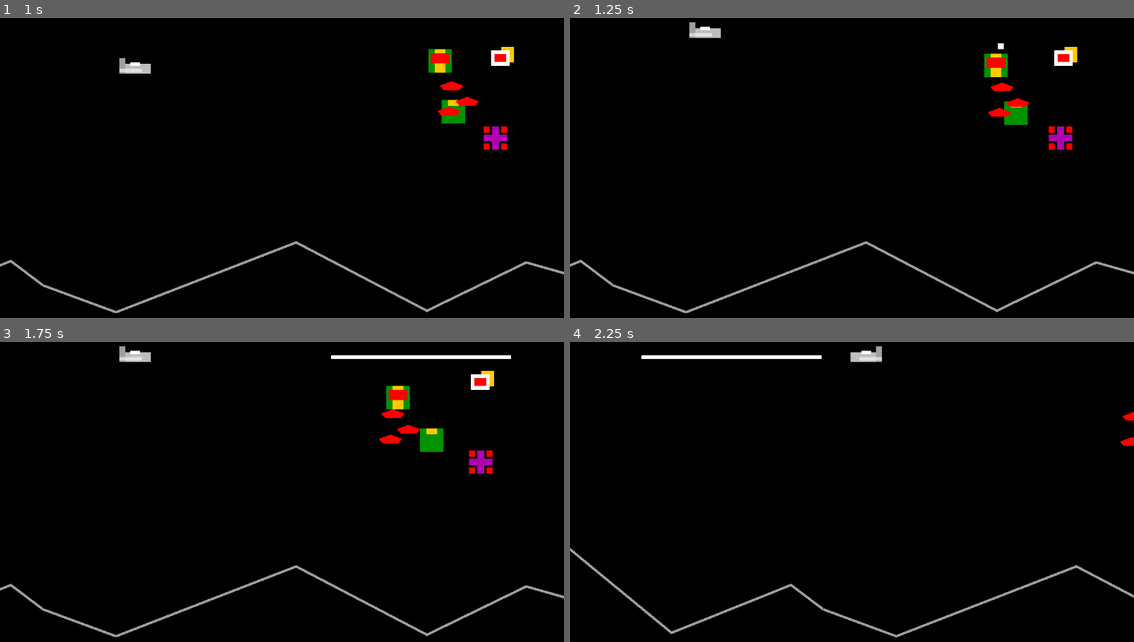
Above: before the commit, frames 1-4 (two rows, left to right).
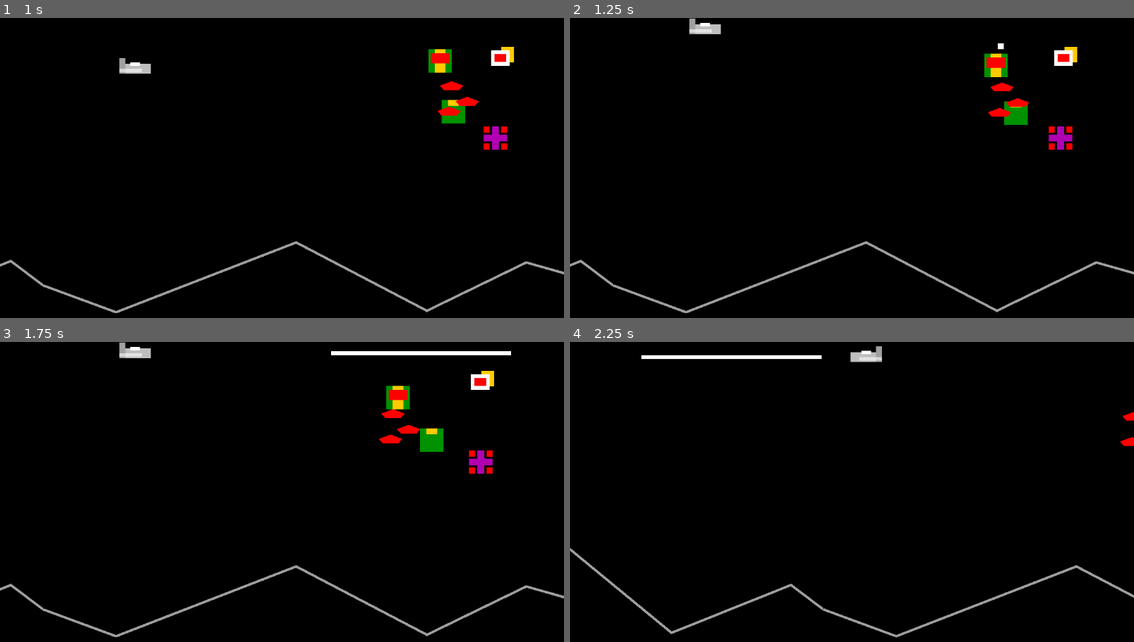
Above: after the commit, the same moments.

Repository: Toxe/godot-defender-clone
Game: Godot game, scene res://scenes/levels/main.tscn
The game is run twice, just before and just after one commit, with the same random seed, the same clock (stepped at 60 frames per second) and the same inputs.
Inputs:
- Up to frame 1 (1 s): hold Up (move_up) from 0.53 s (still down); tap Space (fire) at 0.6 s
- Up to frame 2 (1.25 s): keep holding Up (move_up)
- Up to frame 3 (1.75 s): keep holding Up (move_up); tap Space (fire) at 1.35 s
- Up to frame 4 (2.25 s): release Up (move_up) at 2.03 s; hold Left (move_left) from 2.03 s (still down); tap Space (fire) at 2.1 s

Frame 1 is identical in both runs. In frame 2, 0.2% of the frame differs, in the area x 21-27%, y 0-7%; in frame 3, 1.1%, in the area x 21-91%, y 0-7%; in frame 4, nothing differs.

Commit message:
Player, Laser and Bullet use MovementComponent for movement

Diff:
--- a/G01_Defender/scenes/enemies/bullet.gd
+++ b/G01_Defender/scenes/enemies/bullet.gd
@@ -1,16 +1,8 @@
 extends Area2D
-
-const speed: float = 300
-var direction := Vector2.ZERO
-
 
 func setup(spawn_position: Vector2):
     global_position = spawn_position
-    direction = Vector2.RIGHT.rotated(randf_range(0.0, 2 * PI))
-
-
-func _physics_process(delta):
-    position += direction * speed * delta
+    $MovementComponent.direction = Vector2.RIGHT.rotated(randf_range(0.0, 2 * PI))
 
 
 func _on_area_entered(_area):
--- a/G01_Defender/scenes/enemies/bullet.tscn
+++ b/G01_Defender/scenes/enemies/bullet.tscn
@@ -1,6 +1,7 @@
-[gd_scene load_steps=3 format=3 uid="uid://1kc1srny6n4c"]
+[gd_scene load_steps=4 format=3 uid="uid://1kc1srny6n4c"]
 
 [ext_resource type="Script" path="res://scenes/enemies/bullet.gd" id="1_jgfq0"]
+[ext_resource type="PackedScene" uid="uid://6kn3g63u5hm4" path="res://scenes/components/movement_component.tscn" id="2_5uv35"]
 
 [sub_resource type="RectangleShape2D" id="RectangleShape2D_1blke"]
 size = Vector2(12, 12)
@@ -8,6 +9,9 @@
 [node name="Bullet" type="Area2D"]
 collision_layer = 16
 script = ExtResource("1_jgfq0")
+
+[node name="MovementComponent" parent="." instance=ExtResource("2_5uv35")]
+speed = 300.0
 
 [node name="CollisionShape2D" type="CollisionShape2D" parent="."]
 shape = SubResource("RectangleShape2D_1blke")
--- a/G01_Defender/scenes/player/laser.gd
+++ b/G01_Defender/scenes/player/laser.gd
@@ -1,17 +1,9 @@
 extends Area2D
-
-const speed: float = 1000
-var direction := Vector2.RIGHT
-
 
 func setup(spawn_position: Vector2, orientation: float):
     global_position = spawn_position
-    direction = direction * orientation
+    $MovementComponent.direction = Vector2.RIGHT * orientation
     scale.x = orientation
-
-
-func _physics_process(delta):
-    position += direction * speed * delta
 
 
 func _on_area_entered(_area):
--- a/G01_Defender/scenes/player/laser.tscn
+++ b/G01_Defender/scenes/player/laser.tscn
@@ -1,6 +1,7 @@
-[gd_scene load_steps=3 format=3 uid="uid://bqhxm0di6ey0l"]
+[gd_scene load_steps=4 format=3 uid="uid://bqhxm0di6ey0l"]
 
 [ext_resource type="Script" path="res://scenes/player/laser.gd" id="1_xjoqe"]
+[ext_resource type="PackedScene" uid="uid://6kn3g63u5hm4" path="res://scenes/components/movement_component.tscn" id="2_w2xnh"]
 
 [sub_resource type="RectangleShape2D" id="RectangleShape2D_mb36n"]
 size = Vector2(368, 8)
@@ -9,6 +10,9 @@
 collision_layer = 4
 collision_mask = 2
 script = ExtResource("1_xjoqe")
+
+[node name="MovementComponent" parent="." instance=ExtResource("2_w2xnh")]
+speed = 1000.0
 
 [node name="CollisionShape2D" type="CollisionShape2D" parent="."]
 position = Vector2(184, 0)
--- a/G01_Defender/scenes/player/player.gd
+++ b/G01_Defender/scenes/player/player.gd
@@ -3,7 +3,6 @@
 signal player_killed
 
 const laser_scene = preload("laser.tscn")
-const speed: float = 500
 
 
 func _process(_delta):
@@ -11,10 +10,9 @@
         fire_laser()
 
 
-func _physics_process(delta):
-    var direction = Input.get_vector("move_left", "move_right", "move_up", "move_down")
-    update_horizontal_orientation(direction.x)
-    position += direction * speed * delta
+func _physics_process(_delta):
+    $MovementComponent.direction = Input.get_vector("move_left", "move_right", "move_up", "move_down")
+    update_horizontal_orientation($MovementComponent.direction.x)
     position.y = clamp(position.y, $CollisionShape2D.shape.size.y + 5, 648 - $CollisionShape2D.shape.size.y - 5)
 
 
--- a/G01_Defender/scenes/player/player.tscn
+++ b/G01_Defender/scenes/player/player.tscn
@@ -1,6 +1,7 @@
-[gd_scene load_steps=5 format=3 uid="uid://cwjdmjmwuyqem"]
+[gd_scene load_steps=6 format=3 uid="uid://cwjdmjmwuyqem"]
 
 [ext_resource type="Script" path="res://scenes/player/player.gd" id="1_n4fie"]
+[ext_resource type="PackedScene" uid="uid://6kn3g63u5hm4" path="res://scenes/components/movement_component.tscn" id="2_s2asx"]
 
 [sub_resource type="RectangleShape2D" id="RectangleShape2D_jk32p"]
 size = Vector2(64, 20)
@@ -18,6 +19,9 @@
 [node name="CollisionShape2D" type="CollisionShape2D" parent="."]
 position = Vector2(0, 6)
 shape = SubResource("RectangleShape2D_jk32p")
+
+[node name="MovementComponent" parent="." instance=ExtResource("2_s2asx")]
+speed = 500.0
 
 [node name="LaserSpawnPoint" type="Marker2D" parent="."]
 position = Vector2(33, 6)
